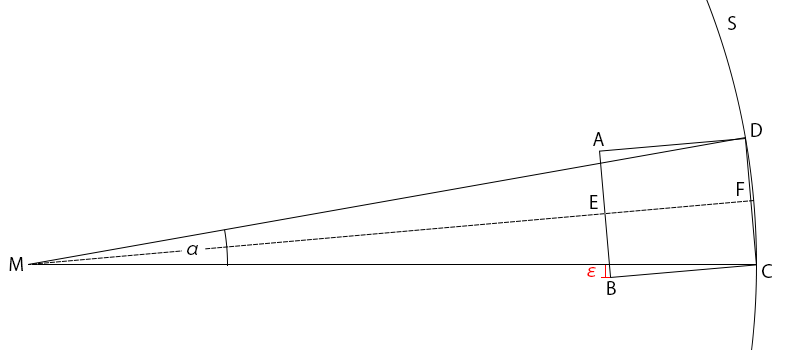
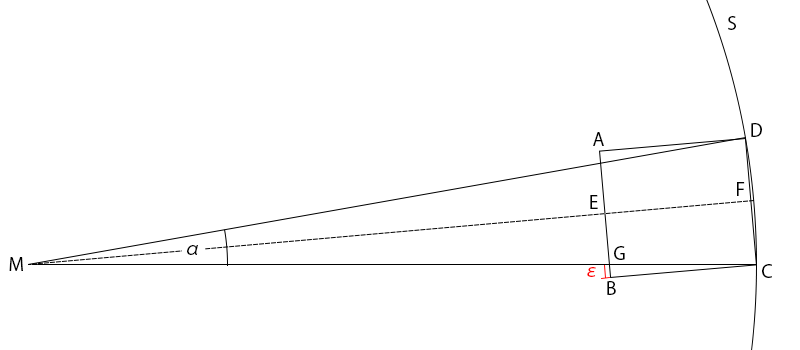
Two versions of the same layered image (800x350). Layer-by-layer changes:
painted on "Shape 1 copy 3" over [601, 277, 610, 279]
painted on "Shape 1 copy" over [604, 265, 606, 278]
added layer "G" above "M" over [614, 246, 625, 260]
